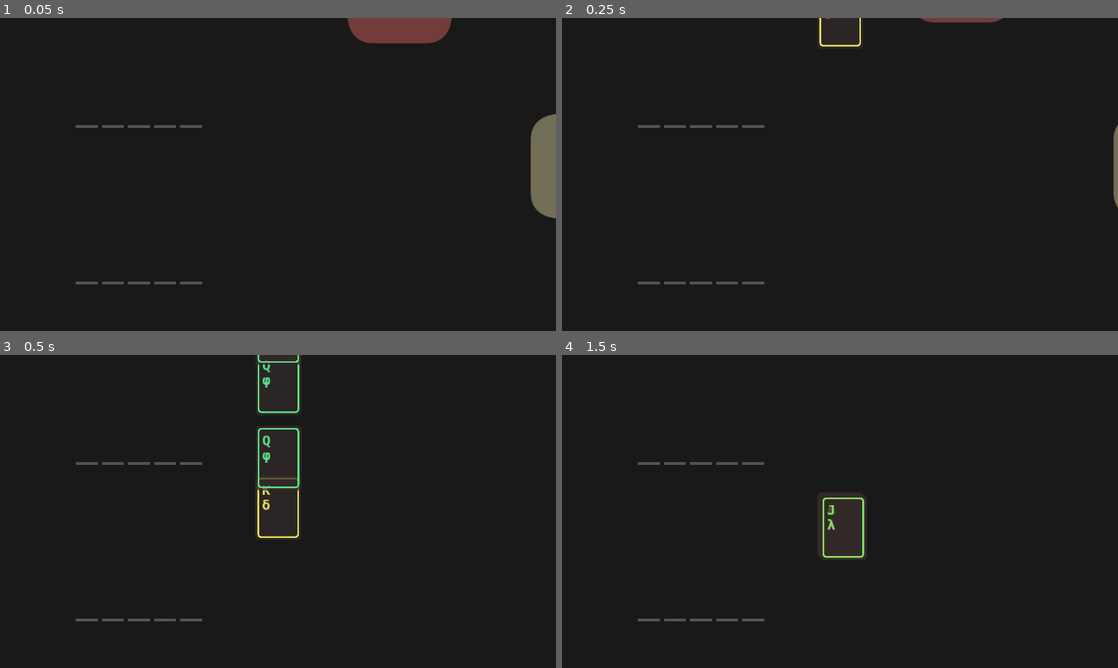
Above: before the commit, frames 1-4 (two rows, left to right).
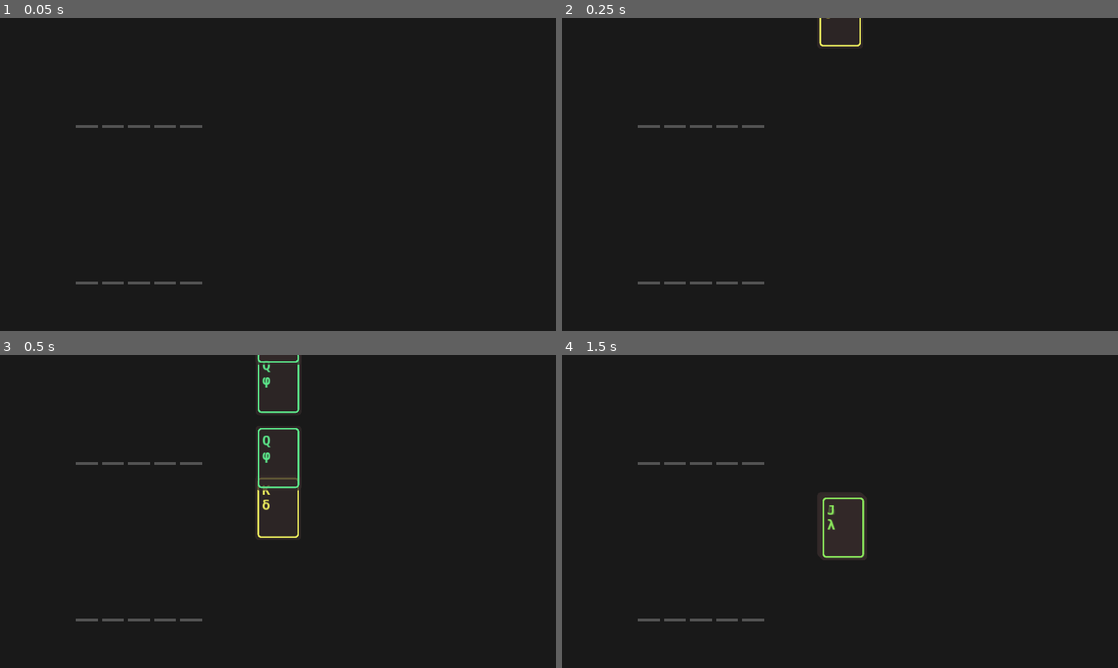
Above: after the commit, the same moments.

Repository: irisxerno/godot-cardinality-9
Game: Godot game, scene res://scene/Main.tscn
Same seed, same stepped clock (60 frames per second), same inputs: the game is played once before the commit and once after it.
Inputs (mouse positions are in pixels of both pictures, inside the frame that each line leads up to):
- Up to frame 1 (0.05 s): no input
- Up to frame 2 (0.25 s): no input
- Up to frame 3 (0.5 s): no input
- Up to frame 4 (1.5 s): tap Enter (ui_accept) at 0.5, 0.77 s; move the mouse to (962, 495) at 0.52 s; click (962, 495) at 0.67 s; move the mouse to (728, 527) at 1.27 s; click (728, 527) at 1.42 s

The runs differ from the first frame. In frame 1, 2.8% of the frame differs, in the area x 62-100%, y 0-64%; in frame 2, 0.4%; in frame 3, nothing differs; in frame 4, nothing differs.

Commit message:
armory = real

Diff:
--- /dev/null
+++ b/scene/Armory.tscn
@@ -0,0 +1,100 @@
+[gd_scene load_steps=7 format=2]
+
+[ext_resource path="res://res/Hack-Bold.ttf" type="DynamicFontData" id=1]
+[ext_resource path="res://script/Card.gd" type="Script" id=2]
+[ext_resource path="res://res/circle_border.png" type="Texture" id=3]
+
+[sub_resource type="RectangleShape2D" id=7]
+extents = Vector2( 52, 74 )
+
+[sub_resource type="StyleBoxFlat" id=6]
+bg_color = Color( 0.2, 0.160784, 0.160784, 0.752941 )
+border_color = Color( 1, 1, 1, 1 )
+corner_radius_top_left = 96
+corner_radius_top_right = 96
+corner_radius_bottom_right = 96
+corner_radius_bottom_left = 96
+corner_detail = 20
+
+[sub_resource type="DynamicFont" id=3]
+size = 24
+use_mipmaps = true
+use_filter = true
+font_data = ExtResource( 1 )
+
+[node name="Armory" type="Area2D"]
+position = Vector2( 1, 0 )
+script = ExtResource( 2 )
+face_up = true
+armory = true
+
+[node name="CollisionShape2D" type="CollisionShape2D" parent="."]
+visible = false
+shape = SubResource( 7 )
+
+[node name="Display" type="PanelContainer" parent="."]
+anchor_left = 0.5
+anchor_top = 0.5
+anchor_right = 0.5
+anchor_bottom = 0.5
+margin_left = -48.0
+margin_top = -48.0
+margin_right = 48.0
+margin_bottom = 48.0
+mouse_filter = 2
+custom_styles/panel = SubResource( 6 )
+__meta__ = {
+"_edit_group_": true
+}
+
+[node name="Face" type="Control" parent="."]
+modulate = Color( 0, 0, 0, 1 )
+anchor_left = 0.5
+anchor_top = 0.5
+anchor_right = 0.5
+anchor_bottom = 0.5
+margin_left = -44.0
+margin_top = -44.0
+margin_right = 44.0
+margin_bottom = 44.0
+mouse_filter = 2
+
+[node name="Value" type="Label" parent="Face"]
+margin_left = 24.0
+margin_top = 17.0
+margin_right = 43.0
+margin_bottom = 55.0
+custom_fonts/font = SubResource( 3 )
+text = "0"
+
+[node name="Suit" type="Label" parent="Face"]
+margin_left = 24.0
+margin_top = 43.0
+margin_right = 43.0
+margin_bottom = 81.0
+custom_fonts/font = SubResource( 3 )
+text = "Ν"
+
+[node name="TextureRect" type="TextureRect" parent="Face"]
+anchor_right = 1.0
+anchor_bottom = 1.0
+margin_left = -4.0
+margin_top = -4.0
+margin_right = 292.0
+margin_bottom = 292.0
+rect_scale = Vector2( 0.25, 0.25 )
+texture = ExtResource( 3 )
+
+[node name="Back" type="Control" parent="."]
+visible = false
+margin_left = -52.0
+margin_top = -74.0
+margin_right = 53.0
+margin_bottom = 74.0
+mouse_filter = 2
+
+[node name="Tween" type="Tween" parent="."]
+
+[node name="AlphaTween" type="Tween" parent="."]
+
+[connection signal="tween_completed" from="AlphaTween" to="." method="_on_AlphaTween_completed"]
--- a/scene/Main.tscn
+++ b/scene/Main.tscn
@@ -17,6 +17,7 @@
 [ext_resource path="res://script/Background.gd" type="Script" id=15]
 [ext_resource path="res://script/Fight.gd" type="Script" id=16]
 [ext_resource path="res://script/Tally.gd" type="Script" id=18]
+[ext_resource path="res://script/ArmoryController.gd" type="Script" id=19]
 
 [sub_resource type="DynamicFont" id=4]
 size = 32
@@ -98,6 +99,13 @@
 [node name="Offhand" type="Node2D" parent="Fight"]
 position = Vector2( 100, 560 )
 script = ExtResource( 14 )
+
+[node name="ArmoryController" type="Node2D" parent="Fight"]
+position = Vector2( 100, -100 )
+script = ExtResource( 19 )
+
+[node name="MoveTo" type="Position2D" parent="Fight/ArmoryController"]
+position = Vector2( 0, 200 )
 
 [node name="EnemyController" type="Node2D" parent="Fight"]
 position = Vector2( 510, 190 )
@@ -163,6 +171,9 @@
 [node name="Cards" type="Node2D" parent="."]
 script = ExtResource( 4 )
 
+[node name="Armories" type="Node2D" parent="."]
+script = ExtResource( 4 )
+
 [node name="WorldGeneration" type="Node" parent="."]
 script = ExtResource( 7 )
 
@@ -310,6 +321,7 @@
 mult = 5
 
 [node name="Armory" parent="Tabs/StatsView/Stats" instance=ExtResource( 11 )]
+visible = false
 anchor_left = 1.0
 anchor_top = 0.5
 anchor_right = 1.0
@@ -320,6 +332,22 @@
 margin_bottom = 155.0
 base = 5
 mult = 5
+
+[node name="Label2" type="Label" parent="Tabs/StatsView/Stats"]
+modulate = Color( 1, 1, 1, 0.501961 )
+anchor_left = 0.5
+anchor_top = 0.5
+anchor_right = 0.5
+anchor_bottom = 0.5
+margin_left = -100.0
+margin_top = 160.0
+margin_right = -20.0
+margin_bottom = 240.0
+custom_fonts/font = SubResource( 4 )
+text = "?"
+align = 1
+valign = 1
+autowrap = true
 
 [connection signal="dump" from="Builder/Offhand" to="Builder/Deal" method="add_cards"]
 [connection signal="request_return_cards" from="Builder/Offhand" to="Builder/Deal" method="request_take_cards"]
@@ -331,6 +359,7 @@
 [connection signal="return_cards" from="Builder/Dealer" to="Builder/Deal" method="add_cards"]
 [connection signal="done" from="Fight" to="." method="_on_Fight_done"]
 [connection signal="request_return_cards" from="Fight/Mainhand" to="Fight" method="_on_Mainhand_request_return_cards"]
+[connection signal="add_card" from="Fight/ArmoryController" to="Armories" method="add_card"]
 [connection signal="add_card" from="Fight/Dealer" to="Cards" method="add_card"]
 [connection signal="done" from="Fight/Dealer" to="Fight" method="_on_Dealer_done"]
 [connection signal="return_cards" from="Fight/Dealer" to="Fight" method="_on_Dealer_return_cards"]
--- /dev/null
+++ b/script/ArmoryController.gd
@@ -0,0 +1,54 @@
+extends Node2D
+
+
+signal add_card
+
+var anim_count
+var armories = {}
+
+var step = Vector2(5, 5)
+
+
+func deal_from_data(armory_data):
+	if len(armory_data) == 0:
+		return
+	anim_count = 0
+	var scene = preload("res://scene/Armory.tscn")
+	armories = {}
+	for k in armory_data:
+		armories[k] = []
+		for d in armory_data[k]:
+			var inst = scene.instance()
+			inst.value = d
+			inst.suit = k
+			inst.position = self.position
+			armories[k].append(inst)
+			emit_signal("add_card", inst)
+		armories[k].sort_custom(Sort, "by_value")
+	call_deferred("update")
+
+
+func update():
+	var cursor = Vector2(0,0)
+	var kl = -1
+	for k in armories:
+		for inst in armories[k]:
+			inst.move_to(to_global($MoveTo.position+cursor))
+			cursor += step
+			kl = inst.suit
+		cursor = Vector2(cursor.x+100, 0)
+
+
+func list():
+	var l = []
+	for k in armories:
+		for inst in armories[k]:
+			l.append(inst)
+	return l
+
+
+func return_all():
+	for inst in list():
+		inst.move_to(to_global(inst.position+Vector2(0, -100)))
+		inst.kill()
+	return
--- a/script/Card.gd
+++ b/script/Card.gd
@@ -16,7 +16,7 @@
 var death = false
 
 export var test = false
-
+export var armory = false
 
 func _ready():
 	var rng = RandomNumberGenerator.new()
--- a/script/Deck.gd
+++ b/script/Deck.gd
@@ -52,5 +52,6 @@
 
 
 func return_all():
+	var c = cards
 	cards = []
-	return cards
+	return c
--- a/script/Fight.gd
+++ b/script/Fight.gd
@@ -46,7 +46,10 @@
 	inst.update()
 	$EnemyAttack.add_cards(c)
 
-	$Tally.start_count($Attack.cards(), $EnemyAttack.cards())
+	var ec = $EnemyAttack.cards()
+	ec.append_array($ArmoryController.list())
+
+	$Tally.start_count($Attack.cards(), ec)
 
 
 func _on_Dealer_done():
@@ -78,10 +81,8 @@
 	else:
 		set_input(true)
 		var take = stats.get_mainhand() - $Mainhand.count()
-		print(stats.get_mainhand(), $Mainhand.count(), take)
 		c = []
 		for i in range(min(take, $Offhand.count())):
-			print("vitut")
 			c.append($Offhand.cards.pop_front())
 		$Mainhand.add_cards(c)
 
--- a/script/Interface.gd
+++ b/script/Interface.gd
@@ -1,7 +1,7 @@
 extends Control
 
 
-func update_all(new_state):
+func update_all(new_state, tween=true):
 	for inst in get_children():
 		if inst.has_method("update_state"):
-			inst.update_state(new_state)
+			inst.update_state(new_state, tween)
--- a/script/Main.gd
+++ b/script/Main.gd
@@ -6,7 +6,7 @@
 
 func _ready():
 	$Builder.stats = $Tabs/StatsView/Stats
-	$Tabs.update_all("hide")
+	$Tabs.update_all("hide", false)
 	$Builder.visible = true
 	$Fight.visible = false
 
@@ -33,6 +33,7 @@
 	$Fight/Extra.add_cards($Builder/Deal.cards())
 	$Fight/Offhand.add_cards($Builder/Offhand.cards())
 	$Fight/Dealer.deal_from_data(tile.cards)
+	$Fight/ArmoryController.deal_from_data(tile.armories)
 
 
 func _on_GameStartDealer_done():
@@ -62,6 +63,7 @@
 		var r = []
 		if maxc > 0:
 			r = reward.slice(0, maxc-1)
+		# TODO: block input while this animation is playing
 		$Builder/Dealer.deal_from_data(r)
 
 		# TODO: we need to update the tickers
--- a/script/Pulltab.gd
+++ b/script/Pulltab.gd
@@ -15,7 +15,7 @@
 export var property = "margin_top"
 
 
-func update_state(new_state):
+func update_state(new_state, tween=true):
 	var dest_dist = close_distance
 	if new_state == "open":
 		dest_dist = open_distance
@@ -23,8 +23,11 @@
 	elif new_state == "hide":
 		dest_dist = hide_distance
 		emit_signal("close")
-	$Tween.interpolate_property(self, property, get(property), dest_dist, 0.5, Tween.TRANS_QUAD, Tween.EASE_IN_OUT)
-	$Tween.start()
+	if not tween:
+		self.set(property, dest_dist)
+	else:
+		$Tween.interpolate_property(self, property, get(property), dest_dist, 0.5, Tween.TRANS_QUAD, Tween.EASE_IN_OUT)
+		$Tween.start()
 	state = new_state
 
 
--- a/script/World.gd
+++ b/script/World.gd
@@ -1,6 +1,7 @@
 extends Control
 
 signal select_tile
+signal ccount
 
 var tiles = []
 var tile_rsize = 125
@@ -56,3 +57,5 @@
 		if tile.row > inst.row - 2 and tile.row < inst.row + 2 and tile.col > inst.col - 2 and tile.col < inst.col + 2:
 			if not (tile.row - inst.row == tile.col - inst.col):
 				tile.advance_state()
+				print(ccount())
+				#emit_signal("ccount", ccount())
Binary file added: res/circle_border.png
Not shown, added: res/circle_border.png.import
Not shown: 1 places in scene/Main.tscn that only renumber resources
